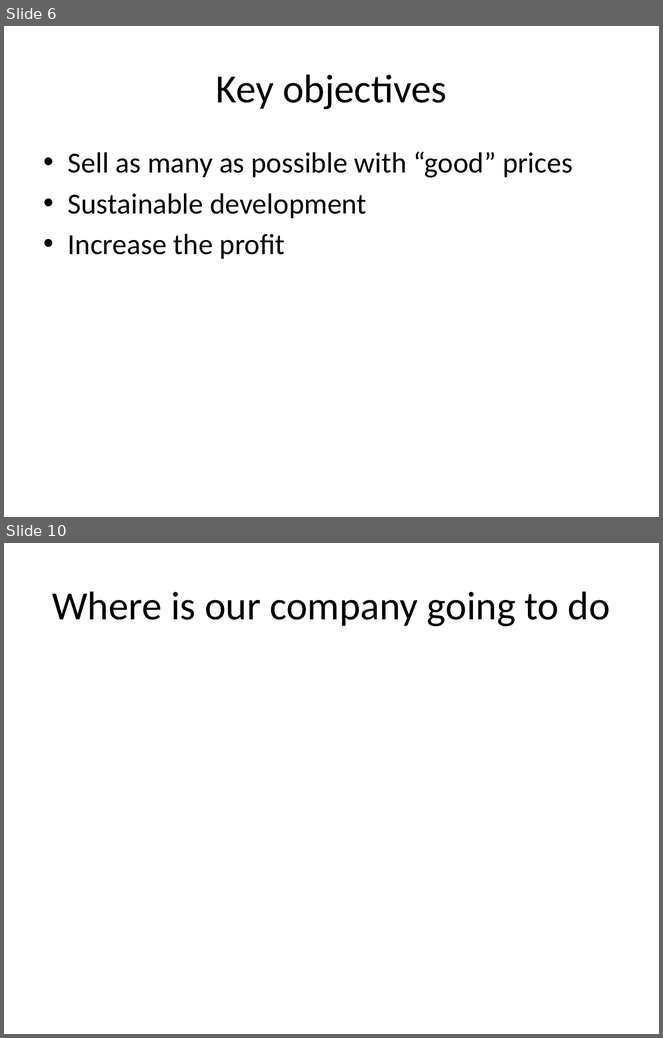
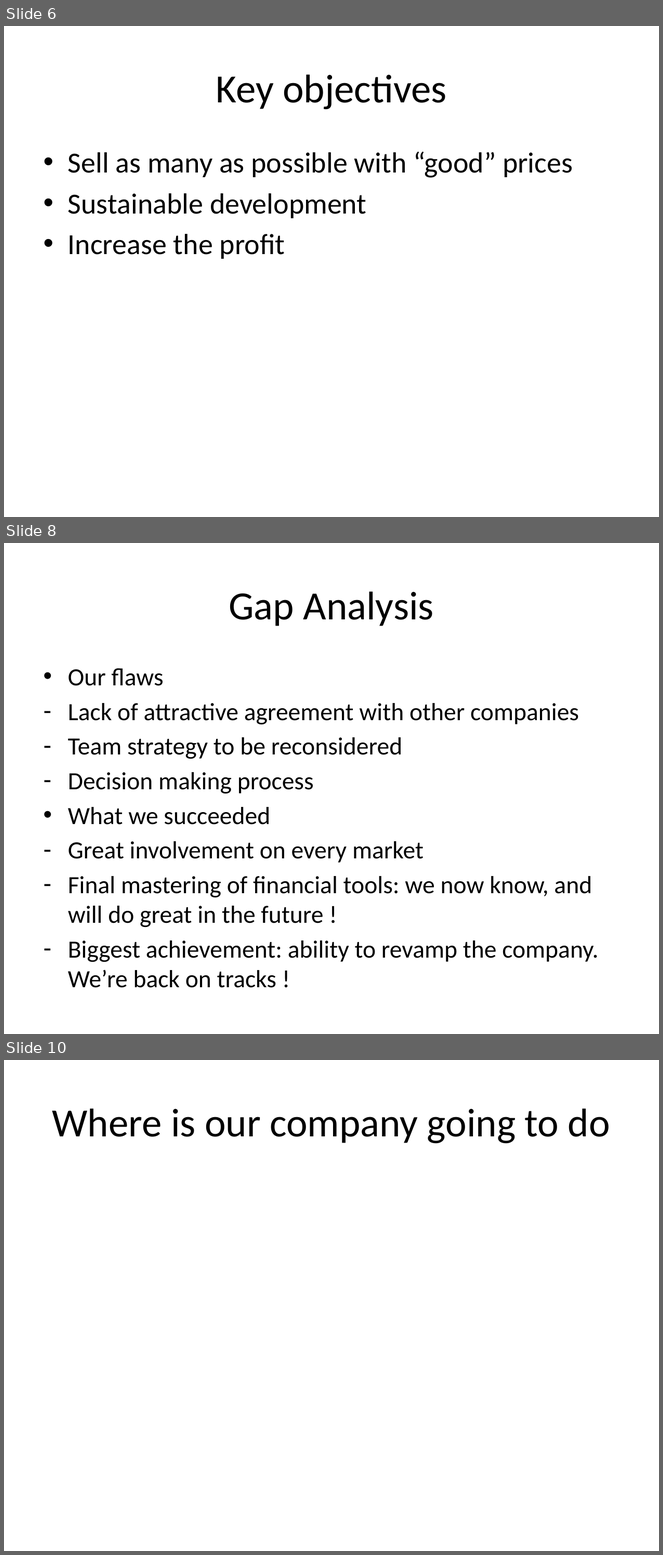
Before and after one commit to dj-death/modtech-bussim-2013, a slide deck: Documents/Final_Presentation.pptx. Shown one above the other, each under a label of ours: slides 6 and 10 before the commit, slides 6, 8 and 10 after it; the slides between them are not shown. The pictures are 663x1038 and 663x1555 pixels, drawn with LibreOffice and Linux fonts; fonts in the diff are those of the drawing. Boxes give left, top, right and bottom in pixels: in the first picture for what was removed or moved away, otherwise in the second. Text is boxed around its words. In the diff, an @@ line names an element or a change of style, - is before the commit and + after.

```diff
--- a/Documents/Final_Presentation.pptx
+++ b/Documents/Final_Presentation.pptx
@@ slide 8 added at (4, 543, 659, 1034), background #FFFFFF @@
@@ title added at (229, 591, 434, 626), 44 pt, text #000000 @@
+Gap Analysis
@@ text added at (68, 668, 598, 988), 27.2 pt, text #000000 @@
+• Our flaws
+– Lack of attractive agreement with other companies
+– Team strategy to be reconsidered
+– Decision making process
+• What we succeeded
+– Great involvement on every market
+– Final mastering of financial tools: we now know, and will do great in the future !
+– Biggest achievement: ability to revamp the company. We’re back on tracks !
```
Also in this commit, not shown: 1 slide removed, 1 other file.
